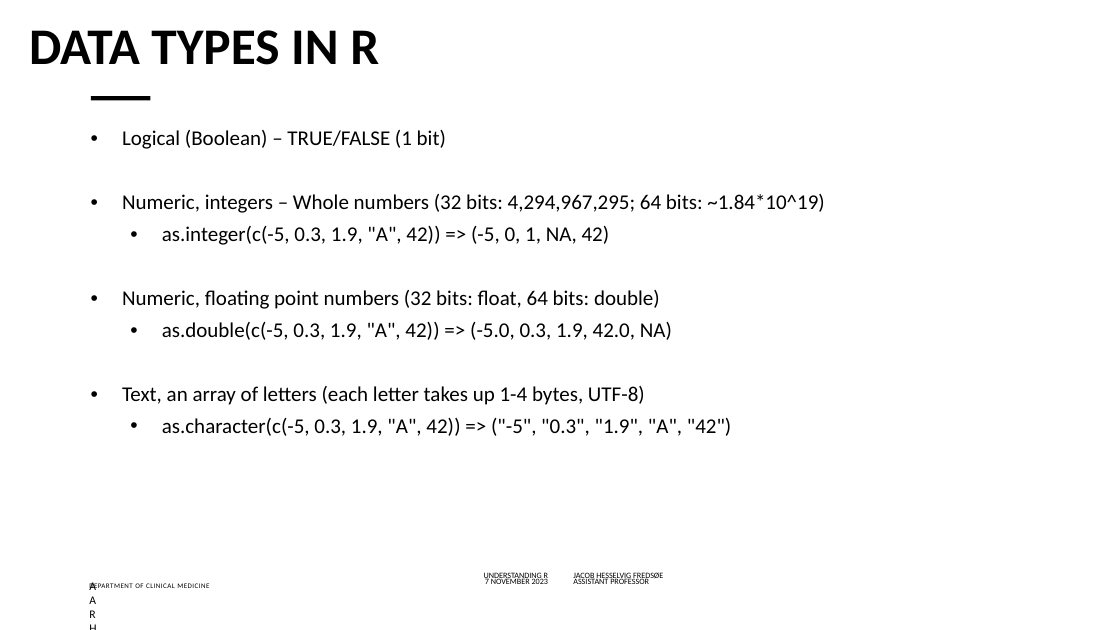
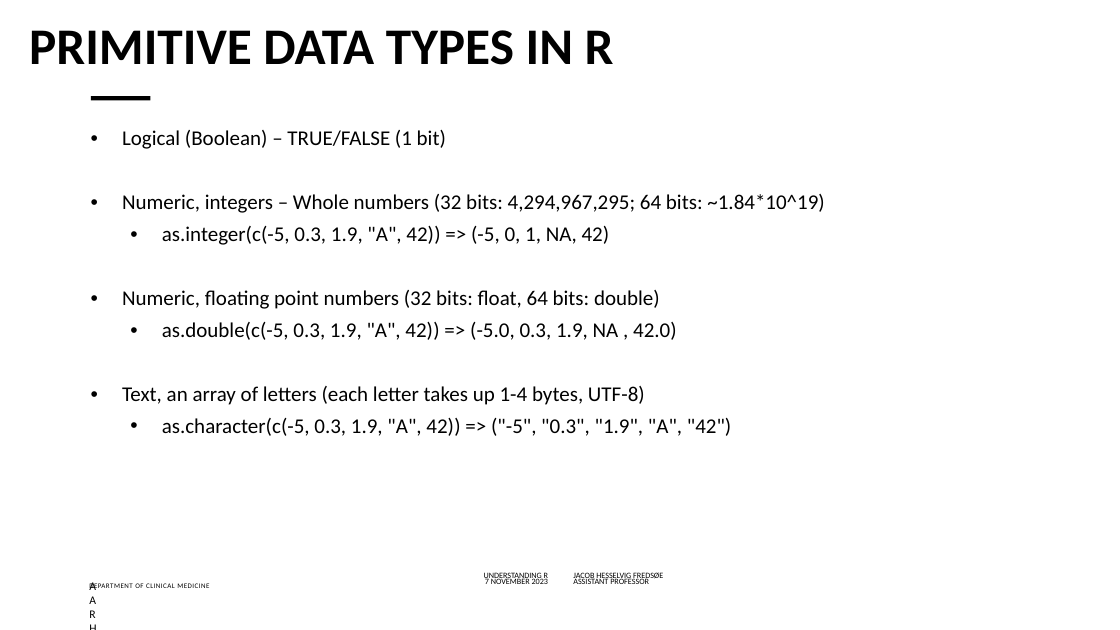
Before and after one commit to jacobfredsoee/MOMAR, a slide deck: slide 7 of 01_files/01 understanding R.pptx. Drawn at 1120x630 pixels with LibreOffice and Linux fonts; fonts in the diff are those of the drawing; background and template pictures are left out. Boxes give left, top, right and bottom in pixels: in the first picture for what was removed or moved away, otherwise in the second. Text is boxed around its words. In the diff, an @@ line names an element or a change of style, - is before the commit and + after.

```diff
--- a/01_files/01 understanding R.pptx
+++ b/01_files/01 understanding R.pptx
@@ title at [29,30,614,65]: text changed @@
-DATA TYPES IN R
+PRIMITIVE DATA TYPES IN R
@@ text at [162,322,677,340]: text changed @@
-  • as.double(c(-5, 0.3, 1.9, "A", 42)) => (-5.0, 0.3, 1.9, 42.0, NA)
+  • as.double(c(-5, 0.3, 1.9, "A", 42)) => (-5.0, 0.3, 1.9, NA , 42.0)
```
Also in this commit, not shown: 9 other slides changed, 1 slide added, 1 slide removed.
